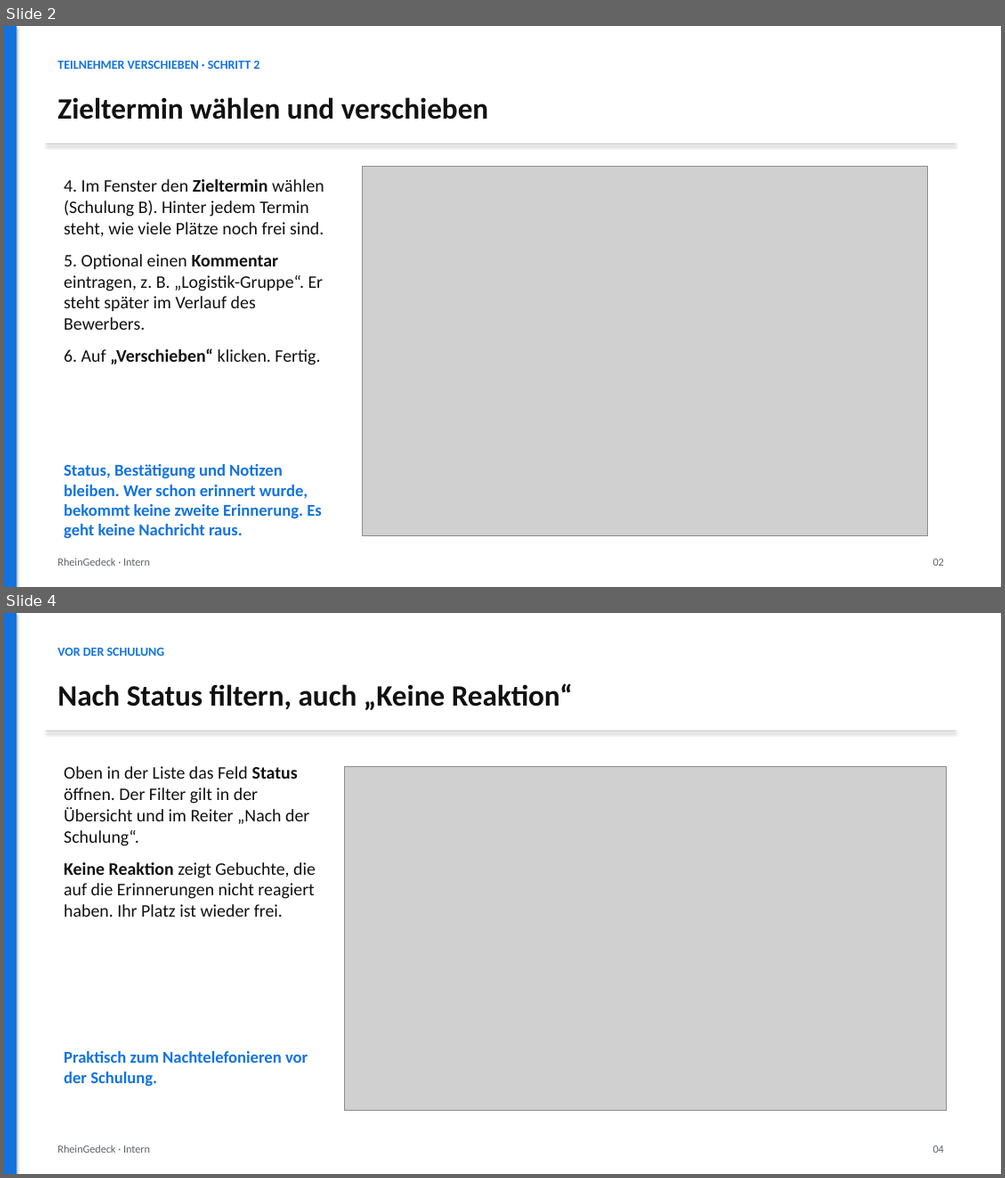
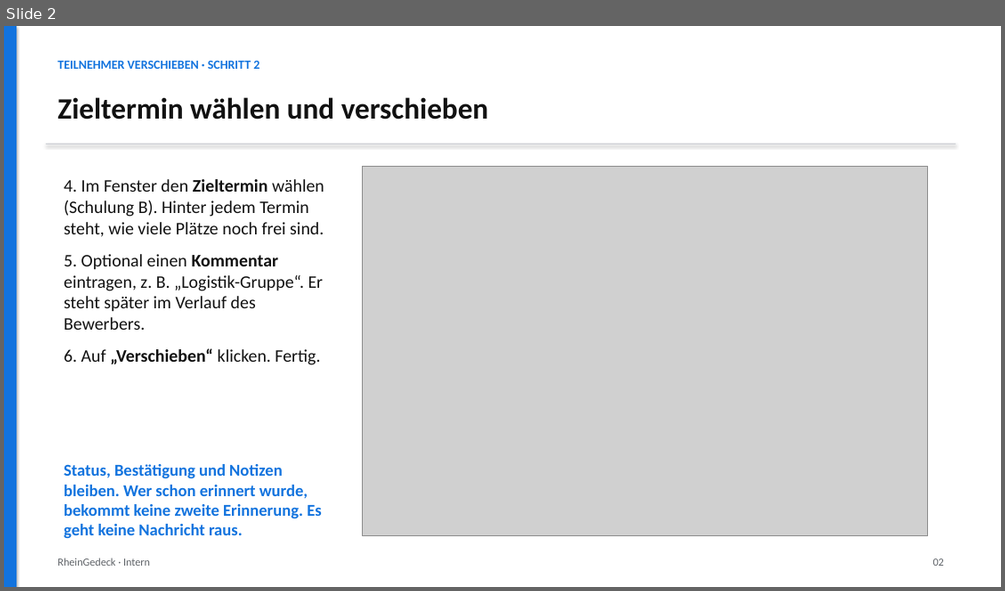
Before and after one commit to martin3r-me/platforms-recruiting, a slide deck: docs/anleitungen/folien/2026-10-08-schulungstermine-umplanen.pptx. Shown one above the other, each under a label of ours: slides 2 and 4 before the commit, slide 2 after it; the slides between them are not shown. The pictures are 1005x1178 and 1005x591 pixels, drawn with LibreOffice and Linux fonts; fonts in the diff are those of the drawing; grey boxes stand for pictures. Boxes give left, top, right and bottom in pixels: in the first picture for what was removed or moved away, otherwise in the second. Text is boxed around its words. In the diff, an @@ line names an element or a change of style, - is before the commit and + after.

```diff
--- a/docs/anleitungen/folien/2026-10-08-schulungstermine-umplanen.pptx
+++ b/docs/anleitungen/folien/2026-10-08-schulungstermine-umplanen.pptx
@@ slide 4 removed at bbox=[4, 613, 1001, 1174], background #FFFFFF @@
@@ rectangle removed at bbox=[4, 613, 16, 1174] @@
@@ text removed at bbox=[57, 648, 165, 656] @@
-VOR DER SCHULUNG
@@ text removed at bbox=[57, 683, 573, 710] @@
-Nach Status filtern, auch „Keine Reaktion“
@@ rectangle removed at bbox=[46, 730, 956, 731] @@
@@ text removed at bbox=[64, 766, 316, 916] @@
-Oben in der Liste das Feld Status öffnen. Der Filter gilt in der Übersicht und im Reiter „Nach der Schulung“.
-Keine Reaktion zeigt Gebuchte, die auf die Erinnerungen nicht reagiert haben. Ihr Platz ist wieder frei.
@@ picture removed at bbox=[344, 766, 947, 1111] @@
@@ text removed at bbox=[64, 1051, 307, 1086] @@
-Praktisch zum Nachtelefonieren vor der Schulung.
@@ text removed at bbox=[57, 1144, 150, 1152] @@
-RheinGedeck · Intern
@@ text removed at bbox=[933, 1145, 944, 1152] @@
-04
```
Also in this commit, not shown: 5 slides changed, 1 other slide removed, 6 other files.
